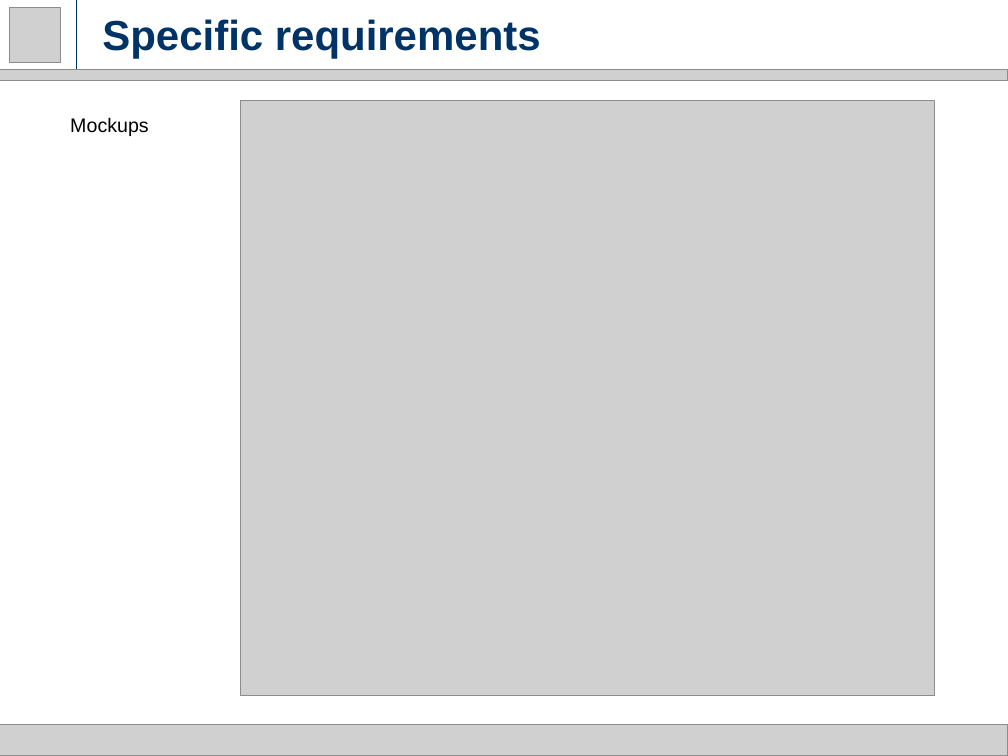
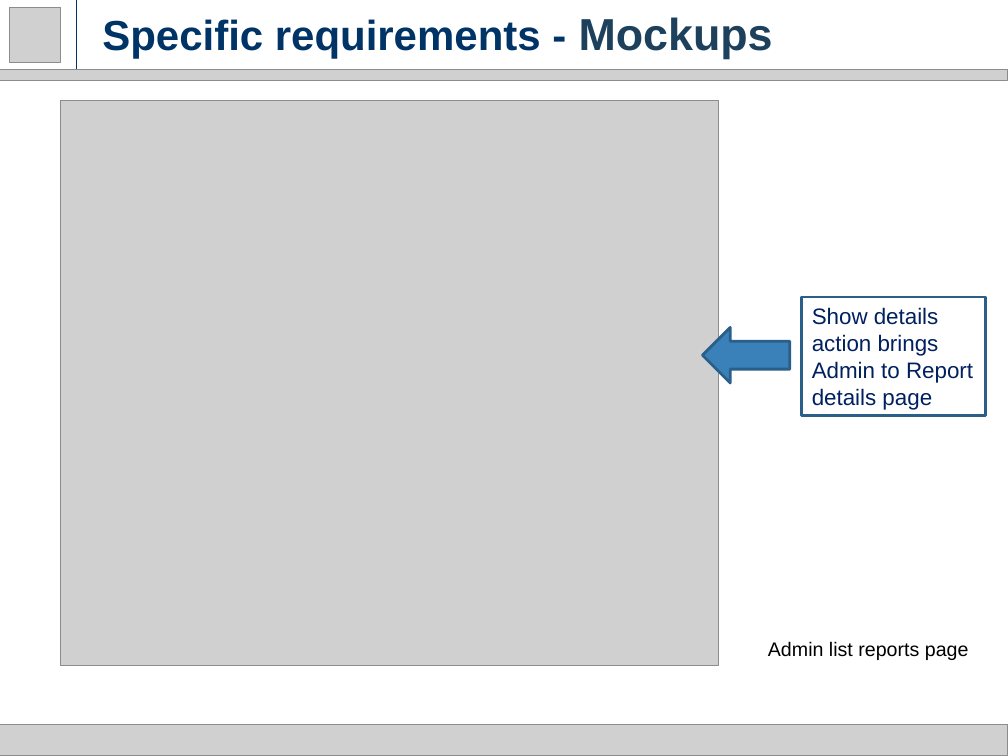
Before and after one commit to milica13629/SW2015, a slide deck: slide 13 of RASD.pptx (slide 12 before the commit). Drawn at 1008x756 pixels with LibreOffice and Linux fonts; fonts in the diff are those of the drawing; grey boxes stand for pictures. Boxes give left, top, right and bottom in pixels: in the first picture for what was removed or moved away, otherwise in the second. Text is boxed around its words. In the diff, an @@ line names an element or a change of style, - is before the commit and + after.

```diff
--- a/RASD.pptx
+++ b/RASD.pptx
@@ title at bbox=[102, 17, 773, 59]: text changed @@
-Specific requirements
+Specific requirements - Mockups
@@ picture: place and size @@
-picture at bbox=[241, 101, 934, 697]
+picture at bbox=[60, 101, 719, 665]
@@ text removed at bbox=[70, 117, 149, 136] @@
-Mockups
@@ rectangle added at bbox=[802, 297, 986, 416], outline #2B5F8A 2 pt, 16 pt, text #002060 @@
+Show details action brings Admin to Report details page
@@ down arrow added at bbox=[703, 328, 790, 383], fill #3A81BA, outline #2B5F8A 2 pt @@
@@ text added at bbox=[768, 641, 969, 660], 14 pt, text #000000 @@
+Admin list reports page
```
Also in this commit, not shown: 10 other slides changed, 11 slides added, 1 slide removed.
